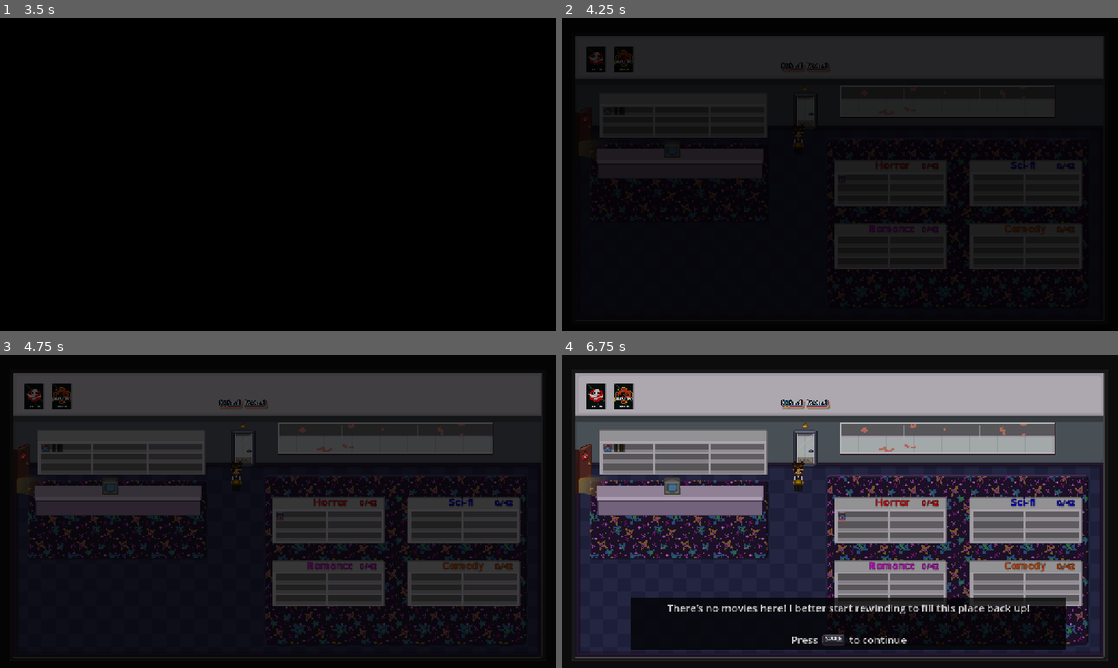
Above: before the commit, frames 1-4 (two rows, left to right).
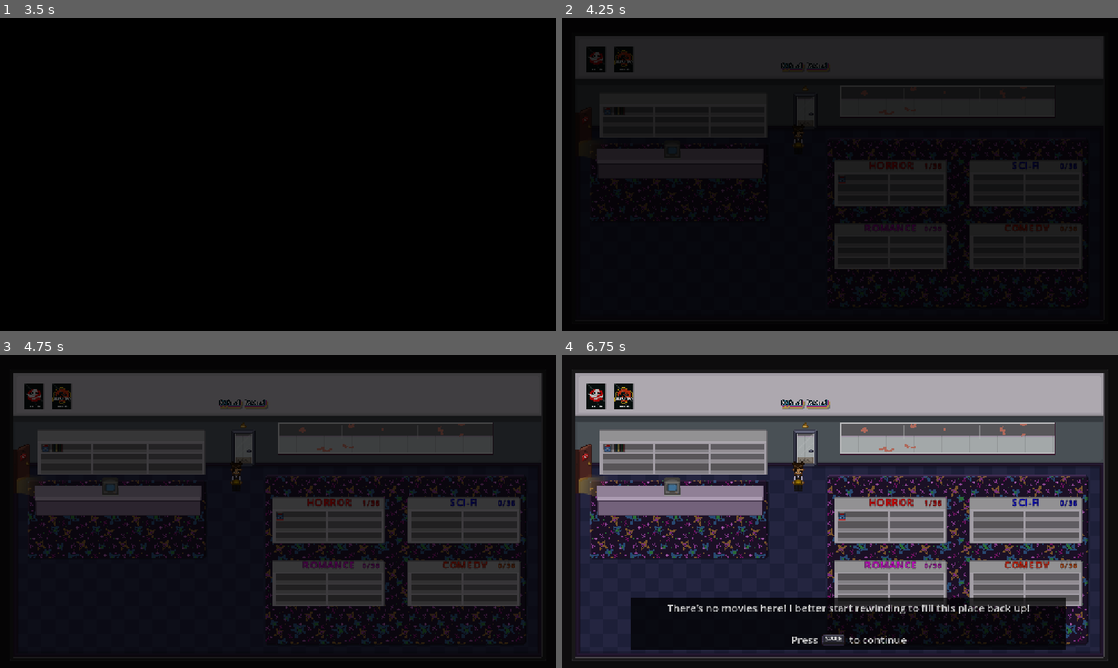
Above: after the commit, the same moments.

Repository: Sleeping-Robot-Games/video-planet
Game: Godot game, scene res://title/title.tscn
The game is run twice, just before and just after one commit, with the same random seed, the same clock (stepped at 60 frames per second) and the same inputs. The engine's default icon, where the game draws it, is replaced by a stand-in: a white triangle on a blue panel in a dark square. Video files are missing from this copy of the repository; at most half a second of black plays in their place.
Inputs:
- Up to frame 1 (3.5 s): tap Enter (rewind) at 0.5 s; hold Right (dial_right) 0.53-1.25 s; tap 1 (1) at 0.6 s; tap 2 (2) at 0.8, 2.85 s; click "Backroom" at 1.25 s; click "<< Return to Storefront" at 2 s; tap Space (continue) at 2.75 s; hold S (walk_down) from 2.78 s (still down); tap 3 (3) at 3.05 s
- Up to frame 2 (4.25 s): tap Space (continue) at 3.5 s; release S (walk_down) at 3.53 s; hold Right (dial_right) from 3.53 s (still down); tap 3 (3) at 3.6 s; tap 4 (4) at 3.8 s
- Up to frame 3 (4.75 s): tap Space (continue) at 4.25 s; release Right (dial_right) at 4.28 s; hold W (walk_up) from 4.28 s (still down); tap 4 (4) at 4.35 s; tap 5 (5) at 4.55 s
- Up to frame 4 (6.75 s): tap Space (continue) at 5, 6.5 s; release W (walk_up) at 5.03 s; hold Left (dial_left) 5.03-6.53 s; tap 5 (5) at 5.1 s; tap 1 (1) at 5.3, 5.85 s; tap 2 (2) at 6.05, 6.6 s; hold S (walk_down) from 6.53 s (still down)

Frame 1 is identical in both runs. In frame 2, 0.3% of the frame differs, in the area x 54-93%, y 45-70%; in frame 3, 0.5%; in frame 4, 0.9%.

Commit message:
shelf counts live

Diff:
--- a/storefront/shelf.gd
+++ b/storefront/shelf.gd
@@ -1,6 +1,6 @@
 extends Sprite2D
 
-@export_enum('HORROR', 'SCI-FI', 'ROMANCE', 'COMEDY') var genre: String
+@export_enum('HORROR', 'SCI-FI', 'ROMANCE', 'COMEDY') var shelf_genre: String
 
 var spaces: Dictionary = {
 	1: { 'shelf': '01', 'space': 'a', 'movie_id': null},
@@ -9,11 +9,48 @@
 	4: { 'shelf': '01', 'space': 'd', 'movie_id': null},
 	5: { 'shelf': '01', 'space': 'e', 'movie_id': null},
 	6: { 'shelf': '01', 'space': 'f', 'movie_id': null},
+	7: { 'shelf': '02', 'space': 'a', 'movie_id': null},
+	8: { 'shelf': '02', 'space': 'b', 'movie_id': null},
+	9: { 'shelf': '02', 'space': 'c', 'movie_id': null},
+	10: { 'shelf': '02', 'space': 'd', 'movie_id': null},
+	11: { 'shelf': '02', 'space': 'e', 'movie_id': null},
+	12: { 'shelf': '02', 'space': 'f', 'movie_id': null},
+	13: { 'shelf': '03', 'space': 'a', 'movie_id': null},
+	14: { 'shelf': '03', 'space': 'b', 'movie_id': null},
+	15: { 'shelf': '03', 'space': 'c', 'movie_id': null},
+	16: { 'shelf': '03', 'space': 'd', 'movie_id': null},
+	17: { 'shelf': '03', 'space': 'e', 'movie_id': null},
+	18: { 'shelf': '03', 'space': 'f', 'movie_id': null},
+	19: { 'shelf': '04', 'space': 'a', 'movie_id': null},
+	20: { 'shelf': '04', 'space': 'b', 'movie_id': null},
+	21: { 'shelf': '04', 'space': 'c', 'movie_id': null},
+	22: { 'shelf': '04', 'space': 'd', 'movie_id': null},
+	23: { 'shelf': '04', 'space': 'e', 'movie_id': null},
+	24: { 'shelf': '04', 'space': 'f', 'movie_id': null},
+	25: { 'shelf': '05', 'space': 'a', 'movie_id': null},
+	26: { 'shelf': '05', 'space': 'b', 'movie_id': null},
+	27: { 'shelf': '05', 'space': 'c', 'movie_id': null},
+	28: { 'shelf': '05', 'space': 'd', 'movie_id': null},
+	29: { 'shelf': '05', 'space': 'e', 'movie_id': null},
+	30: { 'shelf': '05', 'space': 'f', 'movie_id': null},
+	31: { 'shelf': '06', 'space': 'a', 'movie_id': null},
+	32: { 'shelf': '06', 'space': 'b', 'movie_id': null},
+	33: { 'shelf': '06', 'space': 'c', 'movie_id': null},
+	34: { 'shelf': '06', 'space': 'd', 'movie_id': null},
+	35: { 'shelf': '06', 'space': 'e', 'movie_id': null},
+	36: { 'shelf': '06', 'space': 'f', 'movie_id': null},
 }
 
 var stocked_count: int = 0
 
 func _ready() -> void:
+	# init shelf label
+	$Genre.text = shelf_genre
+	$Genre.modulate = m.genre_colors[shelf_genre]
+	$Genre.add_theme_color_override('font_color', m.genre_colors[shelf_genre])
+	print('shelf_genre:', shelf_genre, ', color:', m.genre_colors[shelf_genre])
+	$Count.text = '0/36'
+	$Count.add_theme_color_override('font_color', m.genre_colors[shelf_genre])
 	# init stocked movies
 	for movie_id in m.inventory.keys():
 		attempt_add_movie(movie_id)
@@ -23,10 +60,11 @@
 
 func attempt_add_movie(movie_id: String):
 	var movie = m.inventory[movie_id]
-	if movie.status == 'STOCKED' and movie.genre == genre:
+	if movie.status == 'STOCKED' and movie.genre == shelf_genre:
 		stocked_count += 1
 		if stocked_count > 36:
 			return
+		$Count.text = str(stocked_count) + '/36'
 		var shelf_space: Dictionary = spaces[stocked_count]
 		shelf_space.movie_id = movie_id
 		var shelf_node: TextureRect = get_node(shelf_space.shelf + '/' + shelf_space.space)
--- a/storefront/shelf.tscn
+++ b/storefront/shelf.tscn
@@ -19,6 +19,38 @@
 position = Vector2(0, -0.75)
 shape = SubResource("RectangleShape2D_apbff")
 
+[node name="Genre" type="Label" parent="."]
+z_index = 1
+anchors_preset = 5
+anchor_left = 0.5
+anchor_right = 0.5
+offset_left = -85.0
+offset_top = -30.5
+offset_right = -45.0
+offset_bottom = -13.5
+grow_horizontal = 2
+size_flags_vertical = 3
+theme_override_colors/font_color = Color(1, 0, 0, 1)
+theme_override_constants/outline_size = 3
+theme_override_font_sizes/font_size = 12
+text = "Horror"
+horizontal_alignment = 1
+vertical_alignment = 1
+
+[node name="Count" type="Label" parent="."]
+z_index = 1
+offset_left = 39.0
+offset_top = -27.0
+offset_right = 58.0
+offset_bottom = -14.0
+size_flags_vertical = 3
+theme_override_colors/font_color = Color(1, 0, 0, 1)
+theme_override_constants/outline_size = 3
+theme_override_font_sizes/font_size = 9
+text = "0/36"
+horizontal_alignment = 1
+vertical_alignment = 1
+
 [node name="01" type="HBoxContainer" parent="."]
 z_index = 1
 custom_minimum_size = Vector2(8, 10)
--- a/storefront/storefront.tscn
+++ b/storefront/storefront.tscn
@@ -182,19 +182,19 @@
 
 [node name="HorrorShelf" parent="Furniture" instance=ExtResource("11_fk8fj")]
 position = Vector2(378, 190.5)
-genre = "HORROR"
+shelf_genre = "HORROR"
 
 [node name="SciFiShelf" parent="Furniture" instance=ExtResource("11_fk8fj")]
 position = Vector2(534, 190.5)
-genre = "SCI-FI"
+shelf_genre = "SCI-FI"
 
 [node name="RomanceShelf" parent="Furniture" instance=ExtResource("11_fk8fj")]
 position = Vector2(378, 262.5)
-genre = "ROMANCE"
+shelf_genre = "ROMANCE"
 
 [node name="ComedyShelf" parent="Furniture" instance=ExtResource("11_fk8fj")]
 position = Vector2(534, 262.5)
-genre = "COMEDY"
+shelf_genre = "COMEDY"
 
 [node name="Counter" type="Sprite2D" parent="Furniture"]
 y_sort_enabled = true
@@ -254,110 +254,6 @@
 [node name="HUD" type="Control" parent="."]
 layout_mode = 3
 anchors_preset = 0
-
-[node name="ShelfLabels" type="Control" parent="HUD"]
-z_index = 1
-anchors_preset = 0
-offset_left = 2.5
-offset_top = 11.5
-offset_right = 42.5
-offset_bottom = 51.5
-
-[node name="Horror" type="Label" parent="HUD/ShelfLabels"]
-layout_mode = 0
-offset_left = 357.5
-offset_top = 147.5
-offset_right = 394.5
-offset_bottom = 164.5
-size_flags_vertical = 3
-theme_override_colors/font_color = Color(1, 0, 0, 1)
-theme_override_constants/outline_size = 3
-theme_override_font_sizes/font_size = 12
-text = "Horror"
-
-[node name="HorrorCount" type="Label" parent="HUD/ShelfLabels"]
-layout_mode = 0
-offset_left = 410.5
-offset_top = 150.5
-offset_right = 447.5
-offset_bottom = 167.5
-size_flags_vertical = 3
-theme_override_colors/font_color = Color(1, 0, 0, 1)
-theme_override_constants/outline_size = 3
-theme_override_font_sizes/font_size = 9
-text = "0/42"
-
-[node name="SciFi" type="Label" parent="HUD/ShelfLabels"]
-layout_mode = 0
-offset_left = 513.5
-offset_top = 147.5
-offset_right = 550.5
-offset_bottom = 164.5
-size_flags_vertical = 3
-theme_override_colors/font_color = Color(0, 0, 1, 1)
-theme_override_constants/outline_size = 3
-theme_override_font_sizes/font_size = 12
-text = "Sci-fi"
-
-[node name="SciFiCount" type="Label" parent="HUD/ShelfLabels"]
-layout_mode = 0
-offset_left = 566.5
-offset_top = 150.5
-offset_right = 603.5
-offset_bottom = 167.5
-size_flags_vertical = 3
-theme_override_colors/font_color = Color(0, 0, 1, 1)
-theme_override_constants/outline_size = 3
-theme_override_font_sizes/font_size = 9
-text = "0/42"
-
-[node name="Romance" type="Label" parent="HUD/ShelfLabels"]
-layout_mode = 0
-offset_left = 349.5
-offset_top = 221.0
-offset_right = 403.5
-offset_bottom = 238.0
-size_flags_vertical = 3
-theme_override_colors/font_color = Color(1, 0, 1, 1)
-theme_override_constants/outline_size = 3
-theme_override_font_sizes/font_size = 12
-text = "Romance"
-
-[node name="RomanceCount" type="Label" parent="HUD/ShelfLabels"]
-layout_mode = 0
-offset_left = 410.5
-offset_top = 224.0
-offset_right = 447.5
-offset_bottom = 241.0
-size_flags_vertical = 3
-theme_override_colors/font_color = Color(1, 0, 1, 1)
-theme_override_constants/outline_size = 3
-theme_override_font_sizes/font_size = 9
-text = "0/42"
-
-[node name="Comedy" type="Label" parent="HUD/ShelfLabels"]
-layout_mode = 0
-offset_left = 505.5
-offset_top = 221.0
-offset_right = 553.5
-offset_bottom = 238.0
-size_flags_vertical = 3
-theme_override_colors/font_color = Color(1, 0.3372549, 0, 1)
-theme_override_constants/outline_size = 3
-theme_override_font_sizes/font_size = 12
-text = "Comedy"
-
-[node name="ComedyCount" type="Label" parent="HUD/ShelfLabels"]
-layout_mode = 0
-offset_left = 566.5
-offset_top = 224.0
-offset_right = 603.5
-offset_bottom = 241.0
-size_flags_vertical = 3
-theme_override_colors/font_color = Color(1, 0.3372549, 0, 1)
-theme_override_constants/outline_size = 3
-theme_override_font_sizes/font_size = 9
-text = "0/42"
 
 [node name="ToDo" type="Panel" parent="HUD"]
 visible = false
